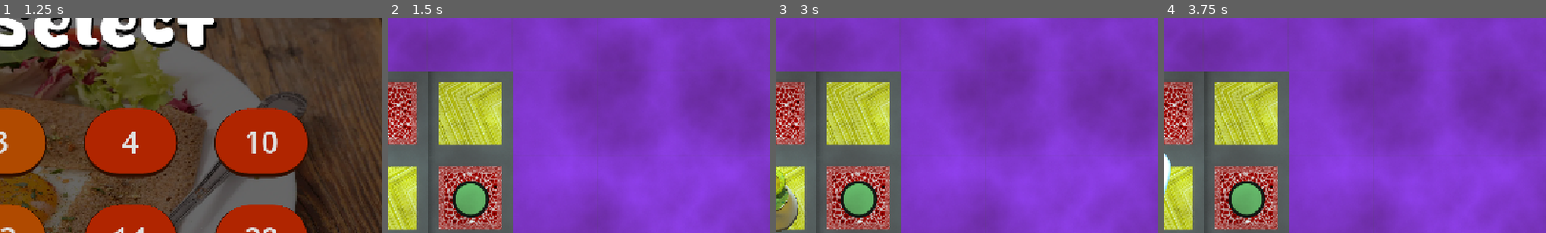
Above: before the commit, frames 1-4 (left to right).
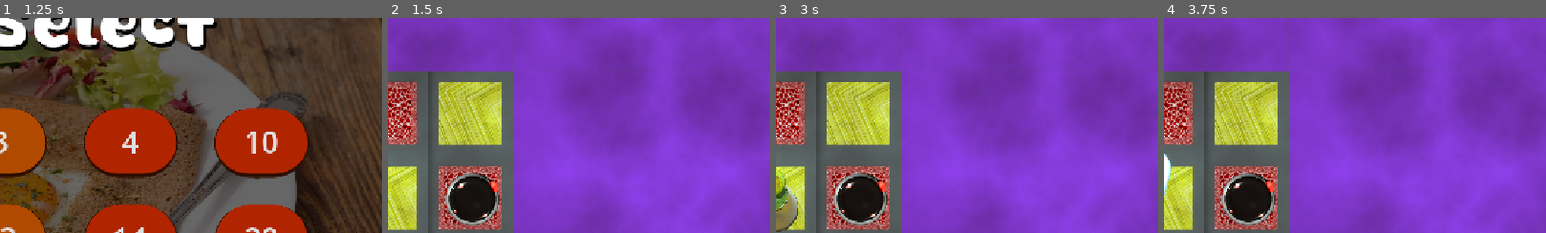
Above: after the commit, the same moments.

Repository: Crizomb/TrucMhajong
Game: Godot game, scene res://scenes/menus/main_menu.tscn
The game is run twice, just before and just after one commit, with the same random seed, the same clock (stepped at 60 frames per second) and the same inputs.
Inputs:
- Up to frame 1 (1.25 s): click "Start" at 0.5 s
- Up to frame 2 (1.5 s): click "1" at 1.25 s
- Up to frame 3 (3 s): click "'Tu es une crêpe, et tu veux …" at 2 s; tap Enter at 2.75 s; hold D (Right) from 2.78 s (still down); tap K (MaSuperActionDeTest) at 2.85 s
- Up to frame 4 (3.75 s): tap R (Restart) at 3.5 s; release D (Right) at 3.53 s; hold S (Down) from 3.53 s (still down); tap L (RespectToAdam) at 3.6 s
The pictures show only the part of the screen within x 50-100%, y 8-58%; the shares and areas given below are measured in that part.

Frame 1 is identical in both runs. In frame 2, 2.4% of the frame differs, in the area x 15-30%, y 72-97%; in frame 3, 2.4%; in frame 4, 2.4%.

Commit message:
asset update

Diff:
--- a/entities/button/button.tscn
+++ b/entities/button/button.tscn
@@ -1,7 +1,7 @@
 [gd_scene format=3 uid="uid://dek227s5ifvkm"]
 
 [ext_resource type="Script" uid="uid://dgocnxyhkauay" path="res://entities/button/button.gd" id="1_6bgj0"]
-[ext_resource type="Texture2D" uid="uid://b5xdmxl6wtdrq" path="res://entities/button/switch.png" id="2_7gf2j"]
+[ext_resource type="Texture2D" uid="uid://bxrd4fkwn2x8q" path="res://entities/crepiere/bilig_off.png" id="2_7gf2j"]
 
 [sub_resource type="RectangleShape2D" id="RectangleShape2D_k228g"]
 size = Vector2(120, 120)
@@ -15,6 +15,7 @@
 
 [node name="Switch" type="Sprite2D" parent="." unique_id=801427662]
 position = Vector2(0, -3)
+scale = Vector2(0.5, 0.5)
 texture = ExtResource("2_7gf2j")
 
 [connection signal="area_entered" from="." to="." method="_on_area_entered"]
--- a/entities/crepiere/crepiere.tscn
+++ b/entities/crepiere/crepiere.tscn
@@ -1,8 +1,8 @@
 [gd_scene format=3 uid="uid://cigdu36w2nwwv"]
 
 [ext_resource type="Script" uid="uid://dqylixwu81fxk" path="res://entities/crepiere/crepiere.gd" id="1_erkw8"]
-[ext_resource type="Texture2D" uid="uid://bxrd4fkwn2x8q" path="res://entities/crepiere/bilig_off.png" id="2_0cxb7"]
-[ext_resource type="Texture2D" uid="uid://dhjcxs6j5ic68" path="res://entities/crepiere/bilig_on.png" id="3_hxpb8"]
+[ext_resource type="Texture2D" uid="uid://768hcoh87elp" path="res://entities/crepiere/bilig_eteint.png" id="2_0cxb7"]
+[ext_resource type="Texture2D" uid="uid://cibi1w1ambbfh" path="res://entities/crepiere/bilig_allume.png" id="4_hxpb8"]
 
 [sub_resource type="RectangleShape2D" id="RectangleShape2D_erkw8"]
 size = Vector2(236, 232)
@@ -16,13 +16,15 @@
 shape = SubResource("RectangleShape2D_erkw8")
 
 [node name="BiligOff" type="Sprite2D" parent="." unique_id=1815934945]
-position = Vector2(0, 10)
+position = Vector2(3.0000153, 8.000004)
+scale = Vector2(1.8281252, 1.8125001)
 texture = ExtResource("2_0cxb7")
 
-[node name="BiligOn" type="Sprite2D" parent="." unique_id=1774214347]
+[node name="BiligOn" type="Sprite2D" parent="." unique_id=457346542]
 visible = false
-position = Vector2(0, 10)
-texture = ExtResource("3_hxpb8")
+position = Vector2(4.000004, 7.000002)
+scale = Vector2(1.84375, 1.796875)
+texture = ExtResource("4_hxpb8")
 
 [connection signal="area_entered" from="." to="." method="_on_area_entered"]
 [connection signal="area_exited" from="." to="." method="_on_area_exited"]
Binary file added: entities/crepiere/bilig_allume.png
Not shown, added: entities/crepiere/bilig_allume.png.import
Binary file added: entities/crepiere/bilig_eteint.png
Not shown, added: entities/crepiere/bilig_eteint.png.import
